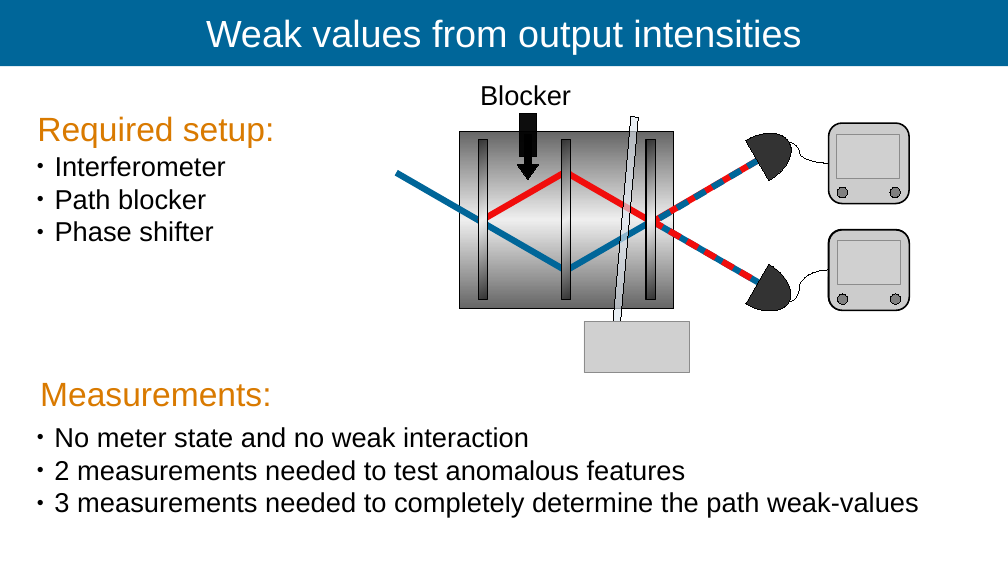
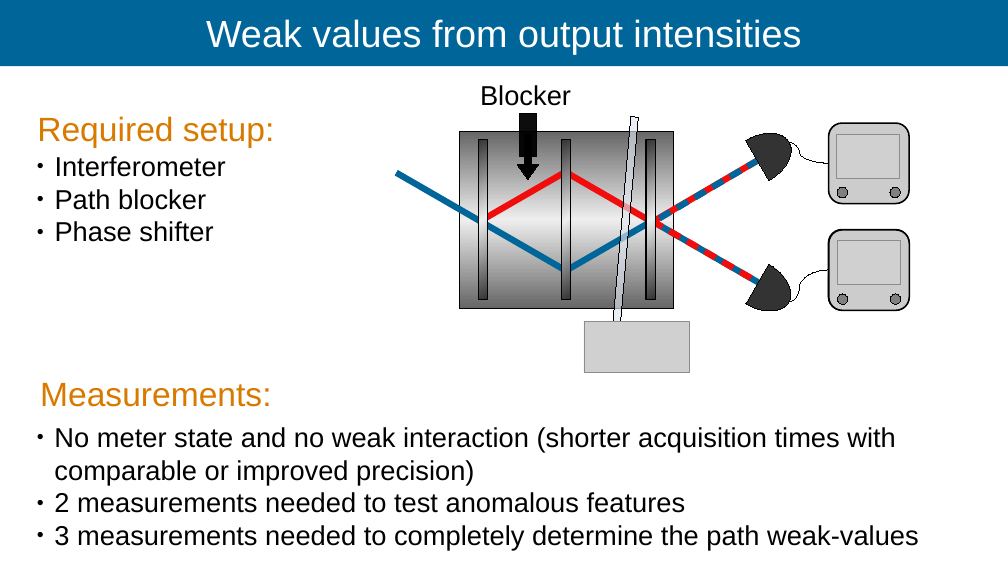
Before and after one commit to Ismaele-vincent/PhD, a slide deck: slide 108 of 2026/Talks/ILL Seminar/ILL seminar 2026 ver3.odp (slide 106 before the commit). Drawn at 1008x567 pixels with LibreOffice and Linux fonts; fonts in the diff are those of the drawing; grey boxes stand for pictures; background and template pictures are left out. Boxes give left, top, right and bottom in pixels: in the first picture for what was removed or moved away, otherwise in the second. Text is boxed around its words. In the diff, an @@ line names an element or a change of style, - is before the commit and + after.

```diff
--- a/2026/Talks/ILL Seminar/ILL seminar 2026 ver3.odp
+++ b/2026/Talks/ILL Seminar/ILL seminar 2026 ver3.odp
@@ text at bbox=[54, 427, 895, 484]: text changed @@
-● No meter state and no weak interaction
+● No meter state and no weak interaction (shorter acquisition times with comparable or improved precision)
```
Also in this commit, not shown: 18 other slides changed, 10 slides added, 2 slides removed, 22 other files.
